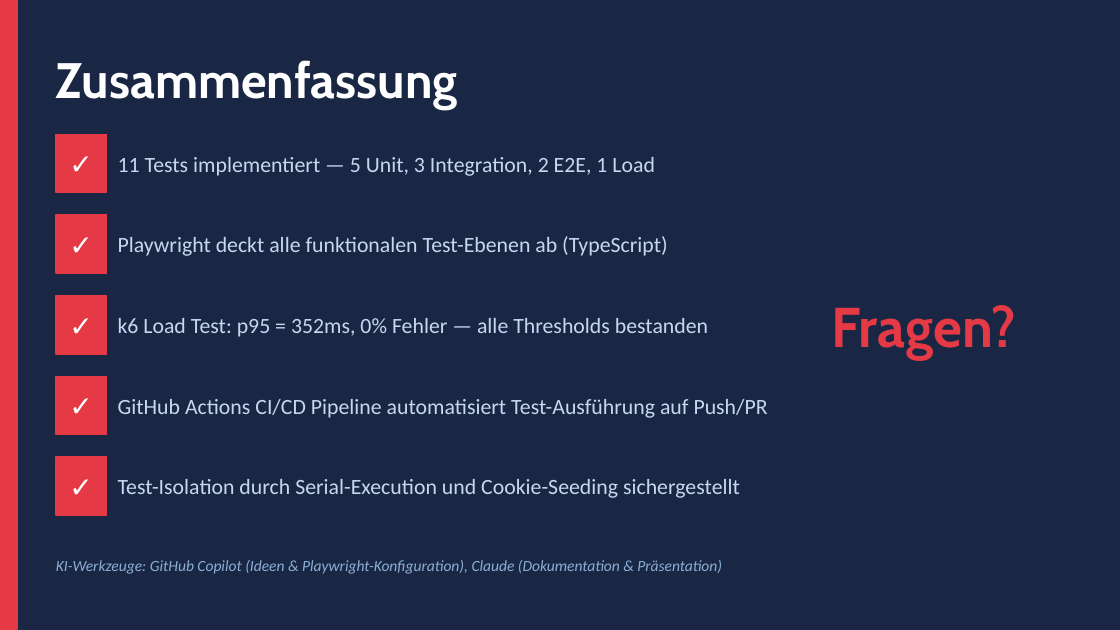
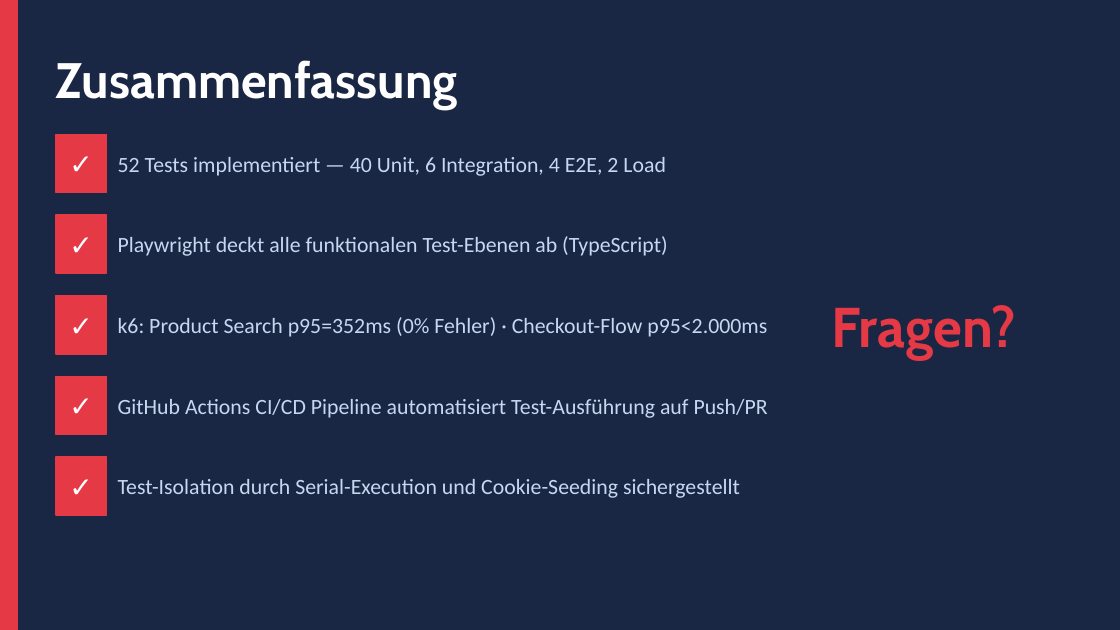
Before and after one commit to CHB13/juice-shop-wat4, a slide deck: slide 8 of PRESENTATION.pptx (slide 10 before the commit). Drawn at 1120x630 pixels with LibreOffice and Linux fonts; fonts in the diff are those of the drawing. Boxes give left, top, right and bottom in pixels: in the first picture for what was removed or moved away, otherwise in the second. Text is boxed around its words. In the diff, an @@ line names an element or a change of style, - is before the commit and + after.

```diff
--- a/PRESENTATION.pptx
+++ b/PRESENTATION.pptx
@@ text at [118, 157, 666, 176]: text changed @@
-11 Tests implementiert — 5 Unit, 3 Integration, 2 E2E, 1 Load
+52 Tests implementiert — 40 Unit, 6 Integration, 4 E2E, 2 Load
@@ text at [118, 317, 767, 337]: text changed @@
-k6 Load Test: p95 = 352ms, 0% Fehler — alle Thresholds bestanden
+k6: Product Search p95=352ms (0% Fehler) · Checkout-Flow p95<2.000ms
@@ text removed at [56, 560, 722, 574] @@
-KI-Werkzeuge: GitHub Copilot (Ideen & Playwright-Konfiguration), Claude (Dokumentation & Präsentation)
```
Also in this commit, not shown: 3 other slides changed, 2 slides added, 4 slides removed, 1 other file.
